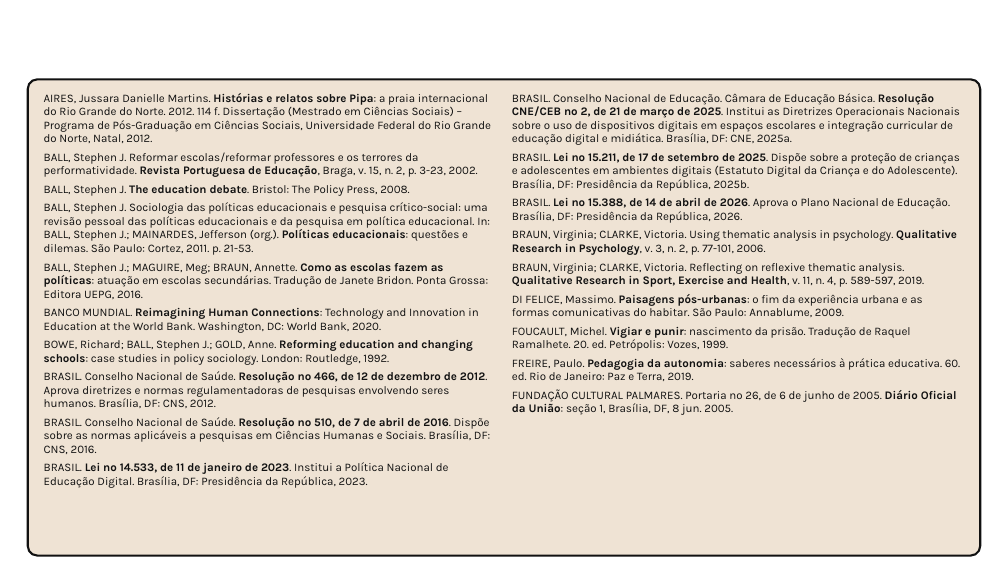
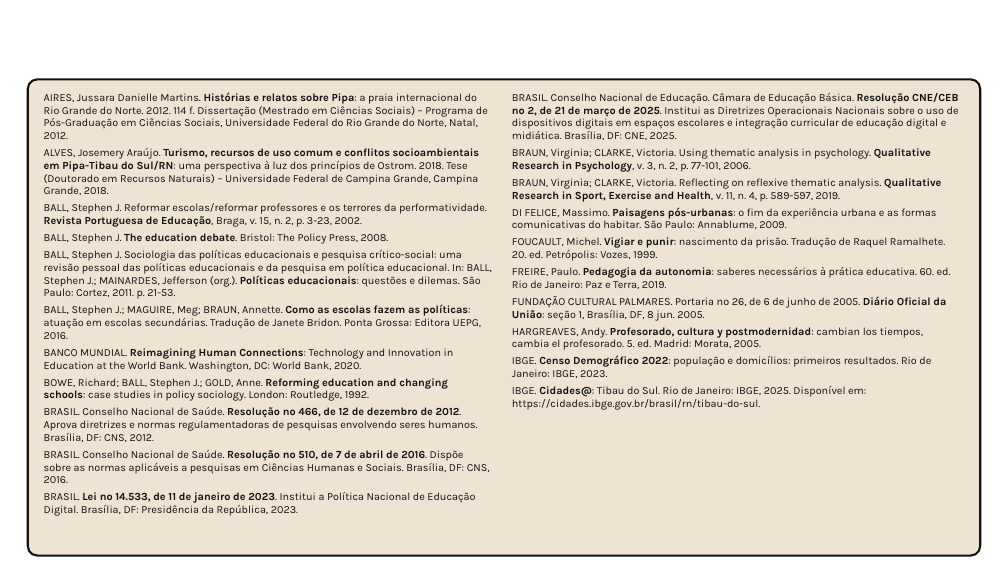
Before and after one commit to yzynya-beep/Tese, a slide deck: slide 28 of apresentacao_qualificacao/Qualificacao_PNED_Pipa.pptx (slide 30 before the commit). Drawn at 1008x567 pixels with LibreOffice and Linux fonts; fonts in the diff are those of the drawing; background and template pictures are left out. Boxes give left, top, right and bottom in pixels: in the first picture for what was removed or moved away, otherwise in the second. Text is boxed around its words. In the diff, an @@ line names an element or a change of style, - is before the commit and + after.

```diff
--- a/apresentacao_qualificacao/Qualificacao_PNED_Pipa.pptx
+++ b/apresentacao_qualificacao/Qualificacao_PNED_Pipa.pptx
@@ text at [44, 92, 492, 516]: size 16.5 to 15.5 pt in "AIRES, Jussara Danielle Martins. Histórias e relatos ...", "BALL, Stephen J. Reformar escolas/reformar professores e ...", "BALL, Stephen J. The education debate. Bristol: ...", "BALL, Stephen J. Sociologia das políticas educacionais ..." and 6 more places; less space between paragraphs @@
@@ text at [512, 93, 959, 140]: text changed; size 16.5 to 15.5 pt @@
-BRASIL. Conselho Nacional de Educação. Câmara de Educação Básica. Resolução CNE/CEB nº 2, de 21 de março de 2025. Institui as Diretrizes Operacionais Nacionais sobre o uso de dispositivos digitais em espaços escolares e integração curricular de educação digital e midiática. Brasília, DF: CNE, 2025a.
-BRASIL. Lei nº 15.211, de 17 de setembro de 2025. Dispõe sobre a proteção de crianças e adolescentes em ambientes digitais (Estatuto Digital da Criança e do Adolescente). Brasília, DF: Presidência da República, 2025b.
-BRASIL. Lei nº 15.388, de 14 de abril de 2026. Aprova o Plano Nacional de Educação. Brasília, DF: Presidência da República, 2026.
+BRASIL. Conselho Nacional de Educação. Câmara de Educação Básica. Resolução CNE/CEB nº 2, de 21 de março de 2025. Institui as Diretrizes Operacionais Nacionais sobre o uso de dispositivos digitais em espaços escolares e integração curricular de educação digital e midiática. Brasília, DF: CNE, 2025.
@@ text at [44, 148, 479, 195]: paragraph added @@
+ALVES, Josemery Araújo. Turismo, recursos de uso comum e conflitos socioambientais em Pipa-Tibau do Sul/RN: uma perspectiva à luz dos princípios de Ostrom. 2018. Tese (Doutorado em Recursos Naturais) – Universidade Federal de Campina Grande, Campina Grande, 2018.
@@ text at [512, 148, 951, 321]: size 16.5 to 15.5 pt in "BRAUN, Virginia; CLARKE, Victoria. Using thematic analysis ...", "BRAUN, Virginia; CLARKE, Victoria. Reflecting on reflexive ...", "DI FELICE, Massimo. Paisagens pós-urbanas: o fim ...", "FOUCAULT, Michel. Vigiar e punir: nascimento da ..." and 2 more places; less space between paragraphs @@
@@ text at [512, 327, 931, 410]: paragraphs added @@
+HARGREAVES, Andy. Profesorado, cultura y postmodernidad: cambian los tiempos, cambia el profesorado. 5. ed. Madrid: Morata, 2005.
+IBGE. Censo Demográfico 2022: população e domicílios: primeiros resultados. Rio de Janeiro: IBGE, 2023.
+IBGE. Cidades@: Tibau do Sul. Rio de Janeiro: IBGE, 2025. Disponível em: https://cidades.ibge.gov.br/brasil/rn/tibau-do-sul.
```
Also in this commit, not shown: 3 other slides changed, 2 slides removed, 3 other files.
